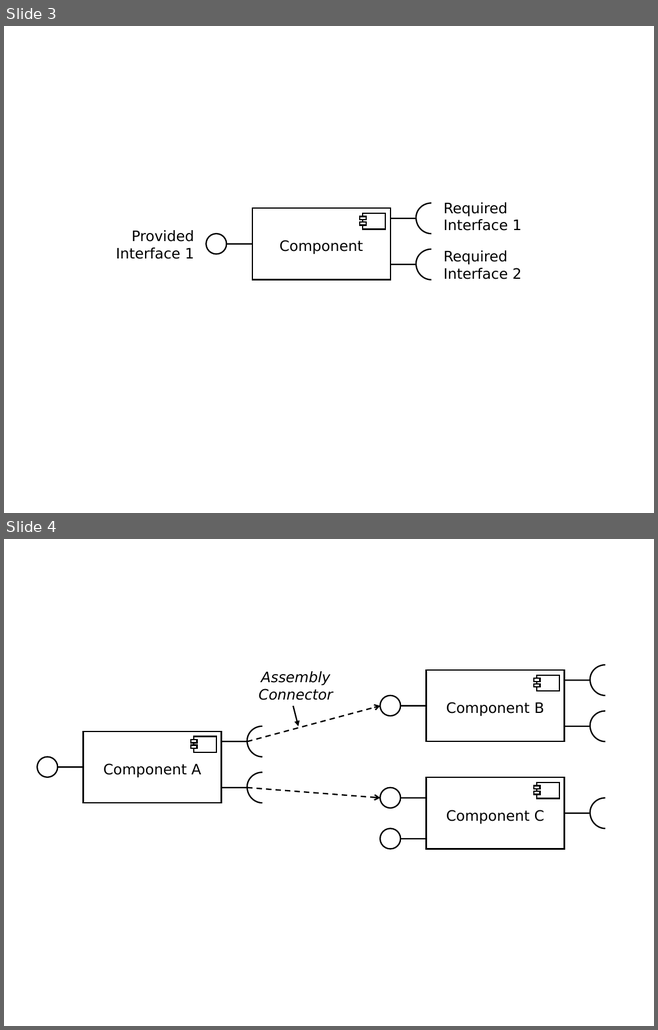
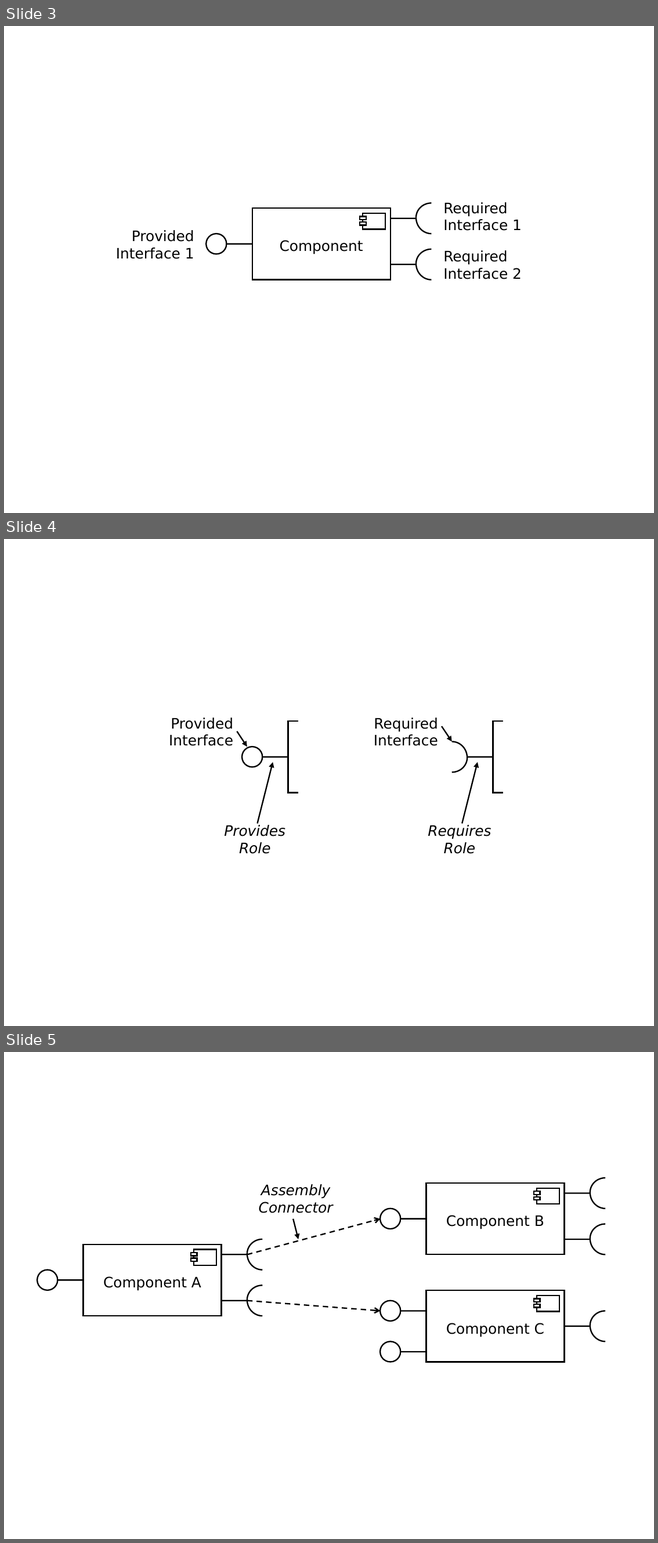
Before and after one commit to PalladioSimulator/Palladio-Core-PCM, a slide deck: trunk/doc/Ausarbeitung/image/component-model01.ppt. Shown one above the other, each under a label of ours: slides 3 and 4 before the commit, slides 3, 4 and 5 after it. The pictures are 658x1030 and 658x1543 pixels, drawn with LibreOffice and Linux fonts; fonts in the diff are those of the drawing. Boxes give left, top, right and bottom in pixels: in the first picture for what was removed or moved away, otherwise in the second. Text is boxed around its words. In the diff, an @@ line names an element or a change of style, - is before the commit and + after.

```diff
--- a/trunk/doc/Ausarbeitung/image/component-model01.ppt
+++ b/trunk/doc/Ausarbeitung/image/component-model01.ppt
@@ slide 4 added at box(4, 539, 654, 1026), background #FFFFFF @@
@@ rectangle added at box(298, 701, 431, 808), fill #FFFFFF @@
@@ rectangle added at box(503, 701, 636, 808), fill #FFFFFF @@
@@ text added at box(169, 718, 233, 746), 16 pt, text #000000 @@
+Provided
+Interface
@@ rectangle added at box(288, 722, 426, 793), outline #000000 1.5 pt @@
@@ text added at box(373, 718, 438, 746), 16 pt, text #000000 @@
+Required
+Interface
@@ arrow added from (441, 726) to (452, 741), #000000 1.5 pt @@
@@ rectangle added at box(492, 722, 630, 793), outline #000000 1.5 pt @@
@@ arrow added from (237, 732) to (247, 747), #000000 1.5 pt @@
@@ ellipse added at box(242, 747, 262, 767), outline #000000 1.5 pt @@
@@ rectangle added at box(288, 747, 426, 771), fill #FFFFFF @@
@@ freeform shape added at box(436, 743, 466, 772), outline #000000 1.5 pt @@
@@ freeform shape added at box(437, 741, 467, 774), outline #000000 1.5 pt @@
@@ rectangle added at box(492, 747, 630, 771), fill #FFFFFF @@
@@ arrow added from (257, 824) to (273, 762), #000000 1.5 pt @@
@@ line added from (263, 757) to (288, 757), #000000 1.5 pt @@
@@ arrow added from (462, 824) to (477, 762), #000000 1.5 pt @@
@@ line added from (492, 757) to (467, 757), #000000 1.5 pt @@
@@ text added at box(224, 825, 285, 854), 16 pt, text #000000, italic @@
+Provides
+Role
@@ text added at box(427, 825, 491, 854), 16 pt, text #000000, italic @@
+Requires
+Role
@@ what was slide 4 is now slide 5 @@
```
Also in this commit, not shown: 1 slide changed, 3 other files.
